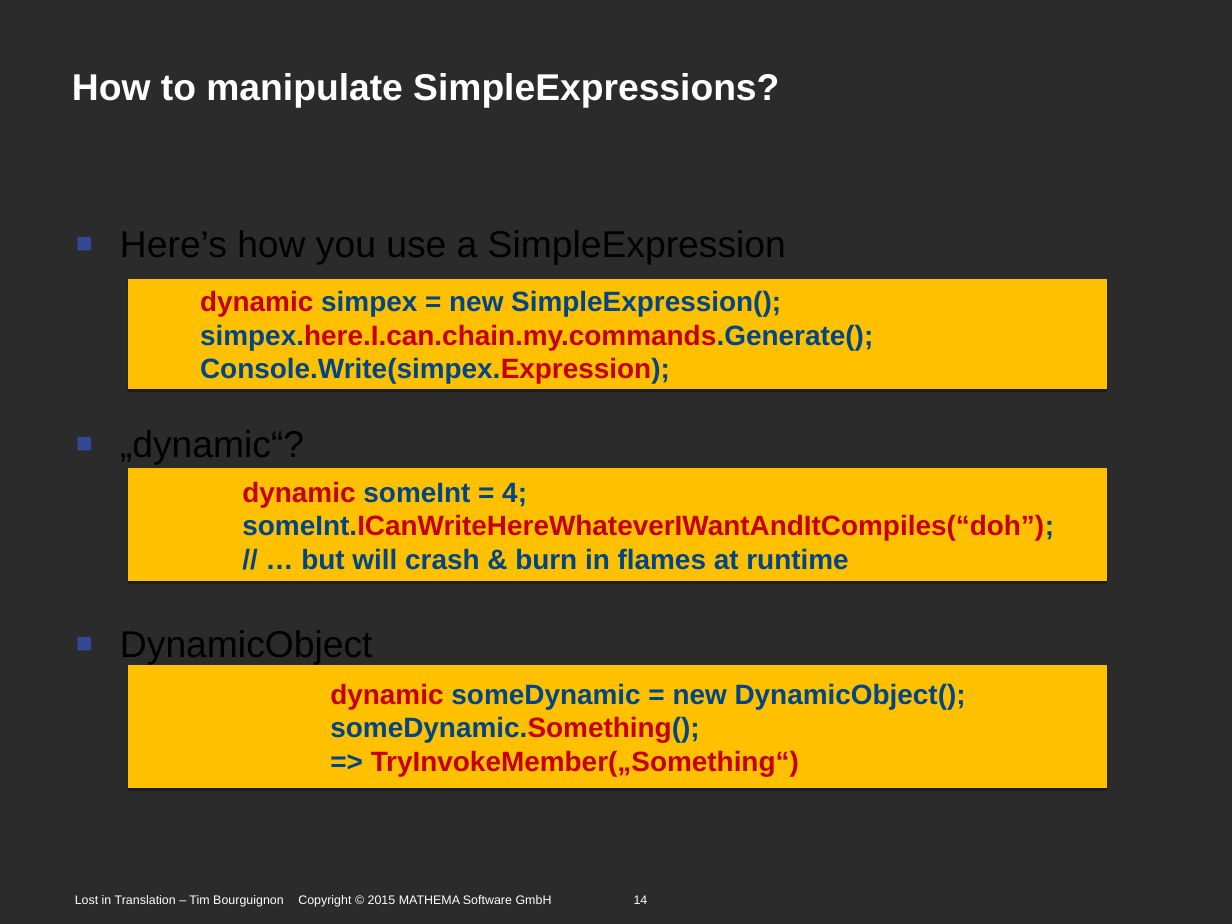
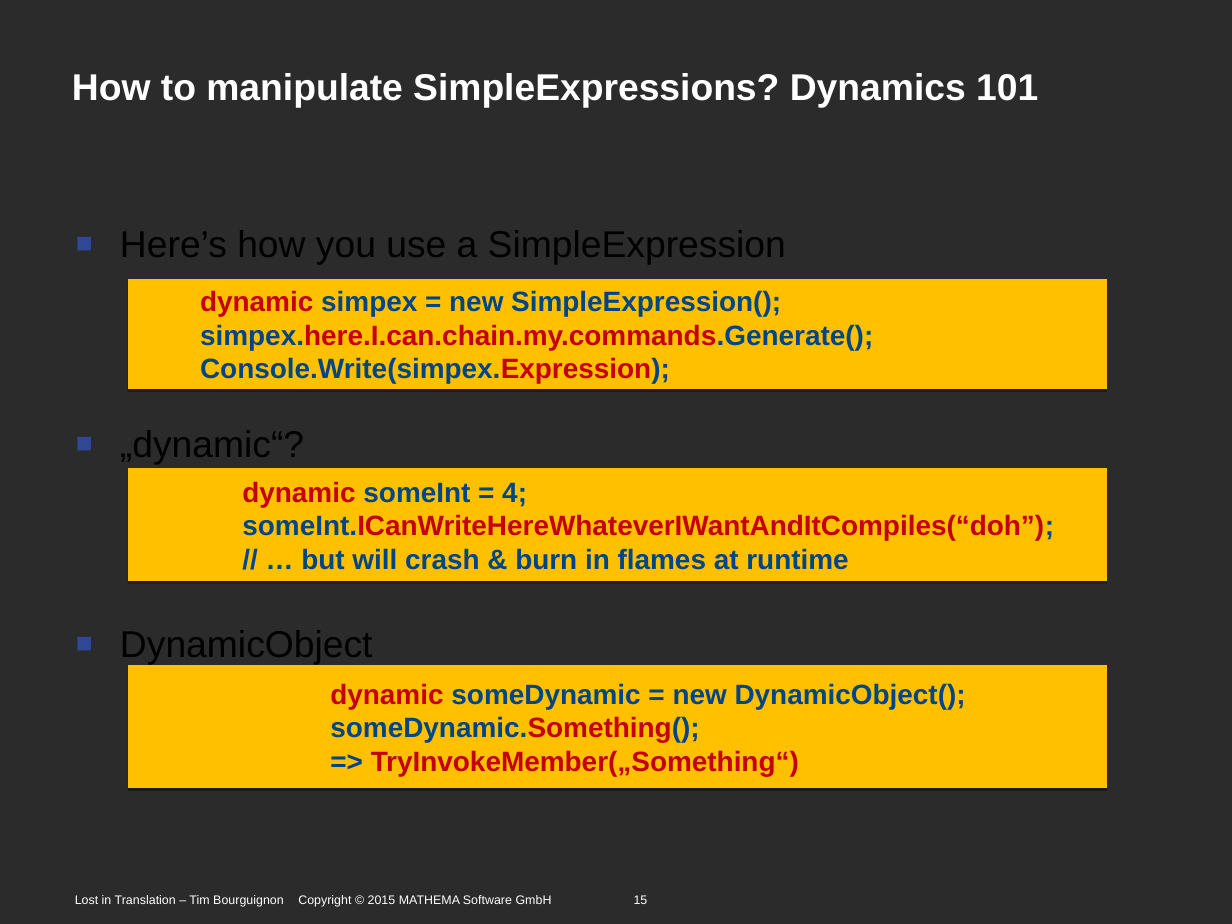
Before and after one commit to Timothep/Talk.LostInTranslation, a slide deck: slide 15 of LostInTranslation.odp (slide 14 before the commit). Drawn at 1232x924 pixels with LibreOffice and Linux fonts; fonts in the diff are those of the drawing; background and template pictures are left out; a plain dark background stands for a picture behind light text. Boxes give left, top, right and bottom in pixels: in the first picture for what was removed or moved away, otherwise in the second. Text is boxed around its words. In the diff, an @@ line names an element or a change of style, - is before the commit and + after.

```diff
--- a/LostInTranslation.odp
+++ b/LostInTranslation.odp
@@ title at box(72, 73, 1038, 107): text changed @@
-How to manipulate SimpleExpressions?
+How to manipulate SimpleExpressions? Dynamics 101
@@ text at box(75, 895, 648, 907): text changed @@
-Lost in Translation – Tim Bourguignon Copyright © 2015 MATHEMA Software GmbH 14
+Lost in Translation – Tim Bourguignon Copyright © 2015 MATHEMA Software GmbH 15
```
Also in this commit, not shown: 16 other slides changed, 1 slide added.
